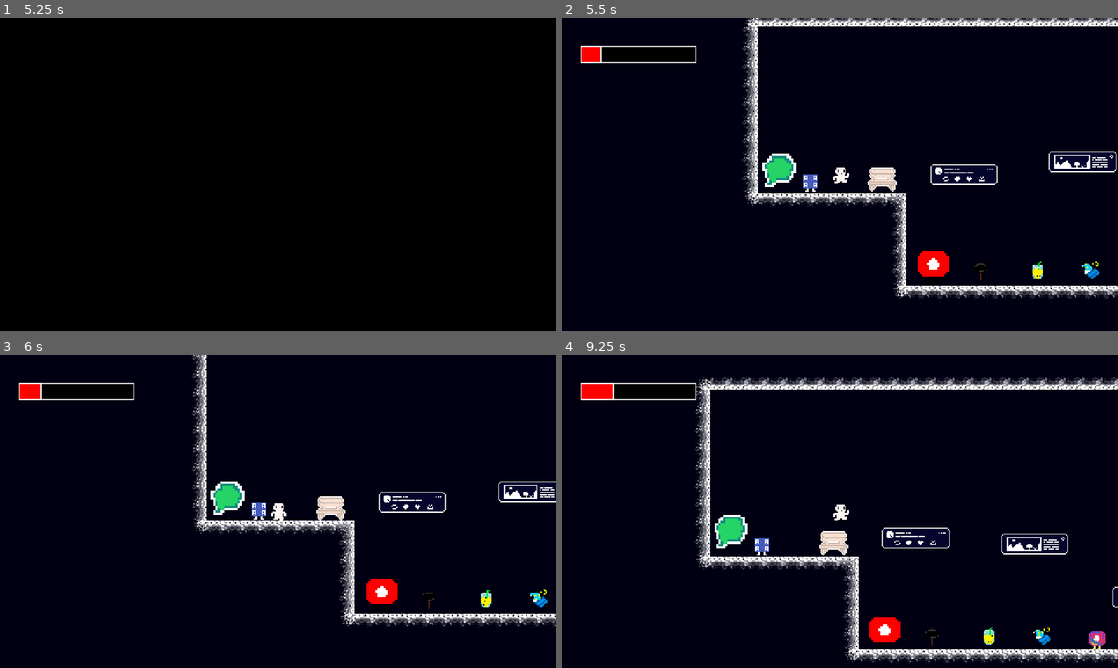
Above: before the commit, frames 1-4 (two rows, left to right).
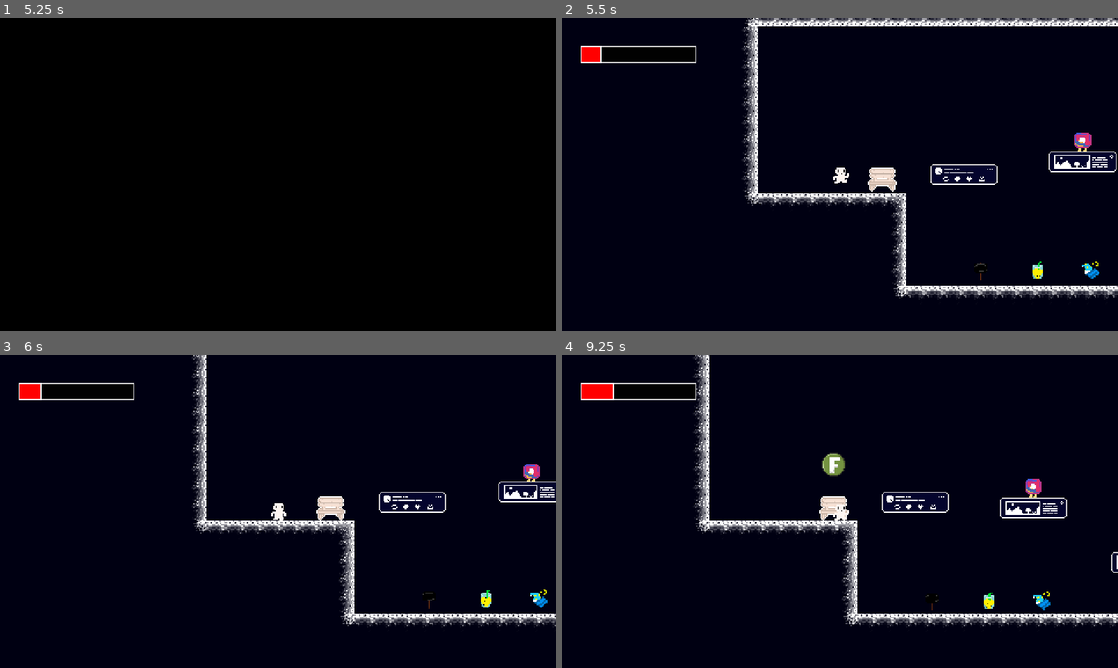
Above: after the commit, the same moments.

Repository: ilmoruuu/dontScroll
Game: Godot game, scene res://scenes/ui/main_menu.tscn
Same seed, same stepped clock (60 frames per second), same inputs: the game is played once before the commit and once after it.
Inputs (mouse positions are in pixels of both pictures, inside the frame that each line leads up to):
- Up to frame 1 (5.25 s): click "Iniciar" at 0.5 s; tap Enter (ui_accept) at 1.25, 1.52, 2.27, 3.5, 3.77, 4.52 s; move the mouse to (400, 158) at 1.27 s; hold Right (ui_right) 1.28-2.78 s; tap F (interact) at 1.35, 2.85, 4.35 s; move the mouse to (166, 190) at 2.02 s; tap D (use_item) at 2.1, 3.6, 5.1 s; move the mouse to (333, 105) at 2.77 s; hold Left (ui_left) 2.78-3.53 s; move the mouse to (250, 237) at 3.52 s; hold Right (ui_right) 3.53-5.03 s; move the mouse to (444, 221) at 4.27 s; move the mouse to (111, 127) at 5.02 s; hold Left (ui_left) from 5.03 s (still down)
- Up to frame 2 (5.5 s): keep holding Left (ui_left); tap Enter (ui_accept) at 5.27 s
- Up to frame 3 (6 s): move the mouse to (305, 511) at 5.77 s; release Left (ui_left) at 5.78 s; hold Right (ui_right) from 5.78 s (still down); tap F (interact) at 5.85 s
- Up to frame 4 (9.25 s): move the mouse to (756, 433) at 6.52 s; release Right (ui_right) at 6.53 s; hold Left (ui_left) 6.53-8.03 s; tap D (use_item) at 6.6, 8.1 s; tap Enter (ui_accept) at 6.77, 7.52, 8.27 s; move the mouse to (962, 495) at 7.27 s; tap F (interact) at 7.35, 8.85 s; move the mouse to (728, 527) at 8.02 s; hold Right (ui_right) from 8.03 s (still down); move the mouse to (895, 442) at 8.77 s

Frame 1 is identical in both runs. In frame 2, 1.2% of the frame differs, in the area x 36-96%, y 36-83%; in frame 3, 1.2%; in frame 4, 14%, in the area x 23-100%, y 0-99%.

Commit message:
fix: tamanho e posicao dos inimigos

Diff:
--- a/dont-scroll/entities/enemies/aribook.tscn
+++ b/dont-scroll/entities/enemies/aribook.tscn
@@ -3,8 +3,8 @@
 [ext_resource type="Texture2D" uid="uid://ni6x0evw3wb5" path="res://assets/enemies/idle/aribook.png" id="1_46efw"]
 [ext_resource type="Script" uid="uid://bwcs3bcuc0rro" path="res://entities/enemies/enemy.gd" id="1_jgn1o"]
 
-[sub_resource type="RectangleShape2D" id="RectangleShape2D_jqp7e"]
-size = Vector2(4, 4)
+[sub_resource type="RectangleShape2D" id="RectangleShape2D_jgn1o"]
+size = Vector2(14, 15)
 
 [sub_resource type="AtlasTexture" id="AtlasTexture_jgn1o"]
 atlas = ExtResource("1_46efw")
@@ -29,19 +29,19 @@
 }]
 
 [node name="aribook" type="CharacterBody2D" unique_id=2017140662]
-position = Vector2(-88, 144)
 script = ExtResource("1_jgn1o")
 
 [node name="CollisionShape2D" type="CollisionShape2D" parent="." unique_id=2136977112]
-position = Vector2(12, 14)
-shape = SubResource("RectangleShape2D_jqp7e")
+position = Vector2(194, 139.5)
+shape = SubResource("RectangleShape2D_jgn1o")
 
 [node name="AnimatedSprite2D" type="AnimatedSprite2D" parent="." unique_id=1859262747]
-position = Vector2(-88, 144)
+position = Vector2(194, 139)
 scale = Vector2(1.124, 1)
 sprite_frames = SubResource("SpriteFrames_jqp7e")
 animation = &"idle"
 autoplay = "idle"
+frame_progress = 0.20094335
 
 [node name="FloorCheck" type="RayCast2D" parent="." unique_id=1739175082]
 position = Vector2(15, 20)
--- a/dont-scroll/entities/enemies/iutuba.tscn
+++ b/dont-scroll/entities/enemies/iutuba.tscn
@@ -3,7 +3,7 @@
 [ext_resource type="Texture2D" uid="uid://c5yjs6xbur8bu" path="res://assets/enemies/idle/iutuba.png" id="1_18cw2"]
 
 [sub_resource type="CircleShape2D" id="CircleShape2D_qdcf5"]
-radius = 15.0
+radius = 9.0
 
 [sub_resource type="AtlasTexture" id="AtlasTexture_bs6bc"]
 atlas = ExtResource("1_18cw2")
@@ -35,8 +35,8 @@
 shape = SubResource("CircleShape2D_qdcf5")
 
 [node name="AnimatedSprite2D" type="AnimatedSprite2D" parent="." unique_id=472565783]
-position = Vector2(60, 80)
-scale = Vector2(1.9375, 2)
+position = Vector2(60, 81)
+scale = Vector2(1.124, 1.16)
 sprite_frames = SubResource("SpriteFrames_jqp7e")
 animation = &"idle"
 autoplay = "idle"
--- a/dont-scroll/entities/enemies/zapi.tscn
+++ b/dont-scroll/entities/enemies/zapi.tscn
@@ -3,7 +3,7 @@
 [ext_resource type="Texture2D" uid="uid://duv5rg6xyfiko" path="res://assets/enemies/idle/zapi.png" id="1_u22op"]
 
 [sub_resource type="CircleShape2D" id="CircleShape2D_jqp7e"]
-radius = 13.0
+radius = 8.889104
 
 [sub_resource type="AtlasTexture" id="AtlasTexture_45y0w"]
 atlas = ExtResource("1_u22op")
@@ -30,12 +30,12 @@
 [node name="zapi" type="CharacterBody2D" unique_id=132603691]
 
 [node name="CollisionShape2D" type="CollisionShape2D" parent="." unique_id=856646484]
-position = Vector2(233.12497, 136.5)
+position = Vector2(232, 139)
 shape = SubResource("CircleShape2D_jqp7e")
 
 [node name="AnimatedSprite2D" type="AnimatedSprite2D" parent="." unique_id=569704916]
 position = Vector2(231.125, 138.5)
-scale = Vector2(1.8906262, 1.937501)
+scale = Vector2(0.976, 1)
 sprite_frames = SubResource("SpriteFrames_jqp7e")
 animation = &"idle"
 autoplay = "idle"
--- a/dont-scroll/scenes/levels/fase1.tscn
+++ b/dont-scroll/scenes/levels/fase1.tscn
@@ -160,16 +160,16 @@
 [node name="Enemies" type="Node2D" parent="." unique_id=302892162]
 
 [node name="aribook" parent="Enemies" unique_id=2017140662 instance=ExtResource("14_h28po")]
-position = Vector2(-27, 7)
+position = Vector2(735, 43)
 
 [node name="estagram" parent="Enemies" unique_id=99027874 instance=ExtResource("15_ymah1")]
-position = Vector2(-80, 27)
+position = Vector2(-134, -97)
 script = ExtResource("16_3u7fm")
 
 [node name="iutuba" parent="Enemies" unique_id=270139472 instance=ExtResource("17_fpbt8")]
-position = Vector2(-69, 142)
+position = Vector2(697, 150)
 script = ExtResource("16_3u7fm")
 
 [node name="zapi" parent="Enemies" unique_id=132603691 instance=ExtResource("18_2y8a1")]
-position = Vector2(-374, 1)
+position = Vector2(186, 18)
 script = ExtResource("16_3u7fm")
